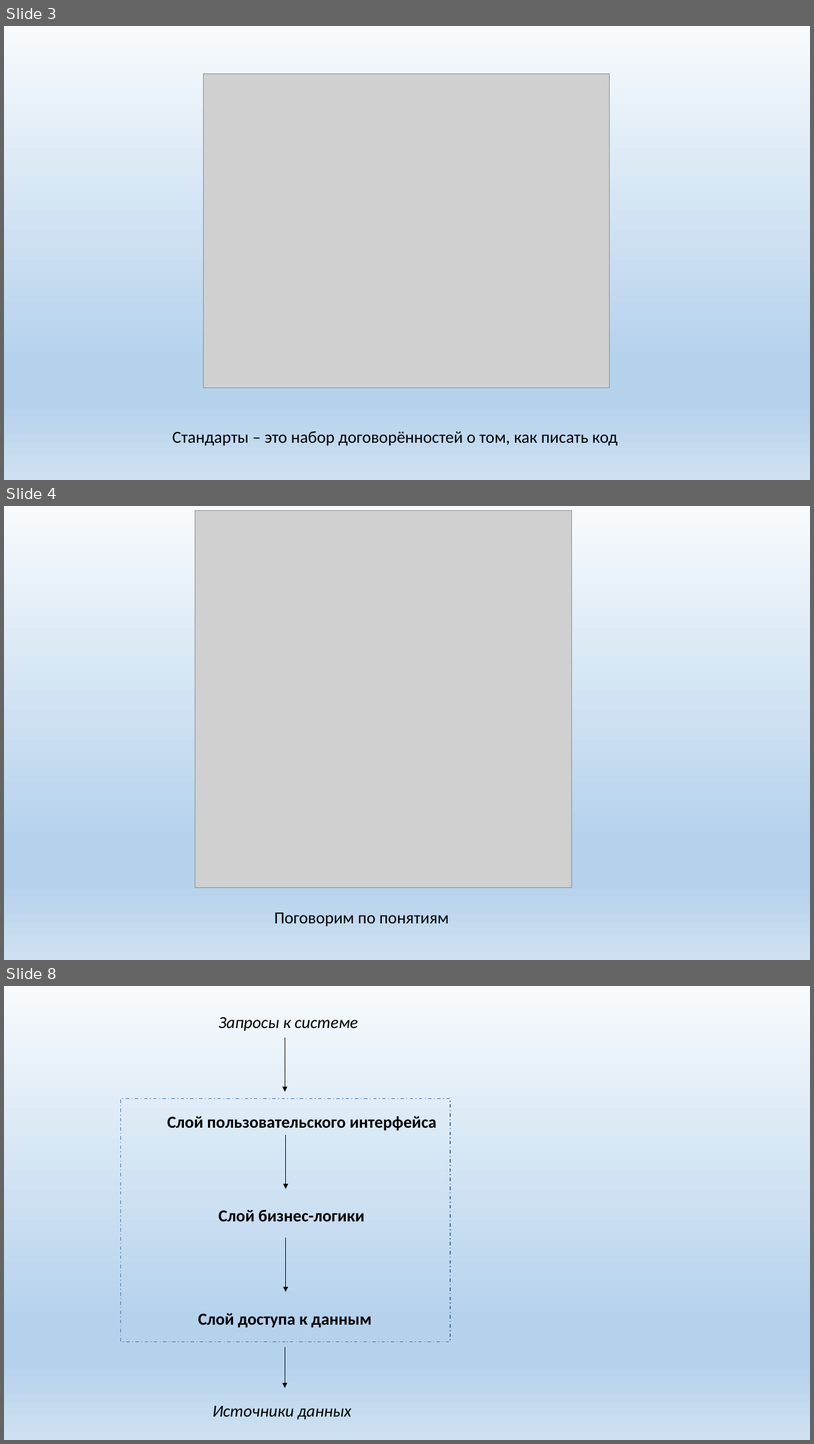
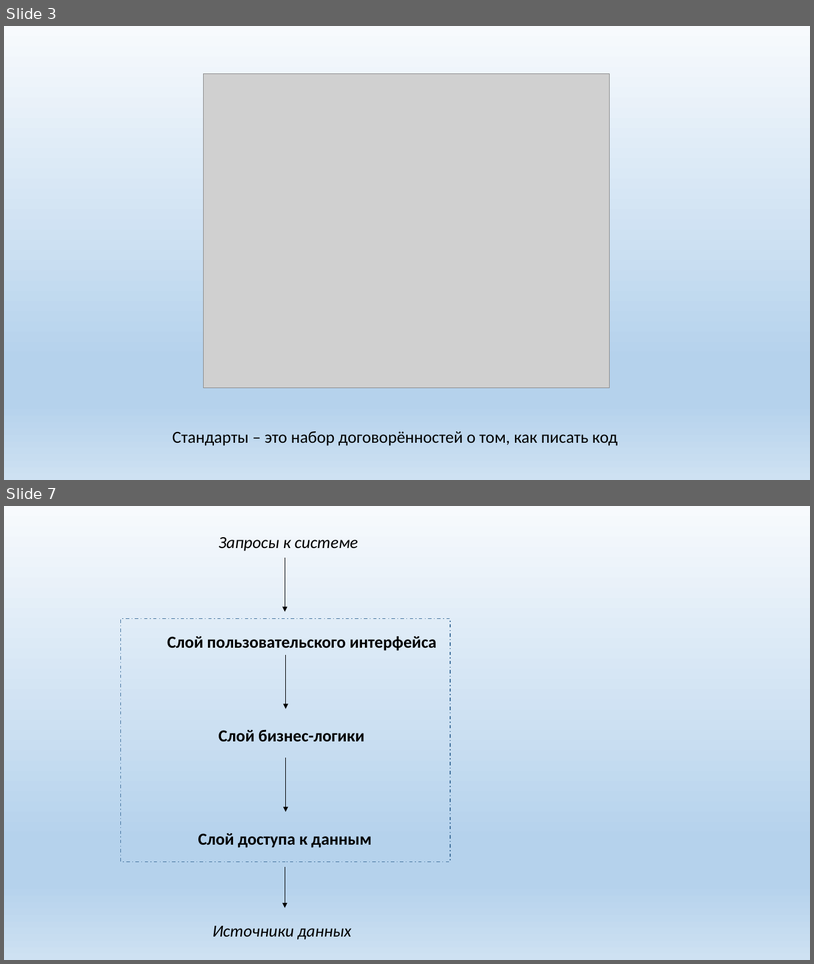
Before and after one commit to sergeyryskulov/Presentations, a slide deck: 10. Стандарты группы DocsVision/Стандарты на архитектуру кода группы DocsVision.pptx. Shown one above the other, each under a label of ours: slides 3, 4 and 8 before the commit, slides 3 and 7 after it; the slides between them are not shown. The pictures are 814x1444 and 814x964 pixels, drawn with LibreOffice and Linux fonts; fonts in the diff are those of the drawing; grey boxes stand for pictures. Boxes give left, top, right and bottom in pixels: in the first picture for what was removed or moved away, otherwise in the second. Text is boxed around its words. In the diff, an @@ line names an element or a change of style, - is before the commit and + after.

```diff
--- a/10. Стандарты группы DocsVision/Стандарты на архитектуру кода группы DocsVision.pptx
+++ b/10. Стандарты группы DocsVision/Стандарты на архитектуру кода группы DocsVision.pptx
@@ slide 4 removed at bbox=[4, 506, 810, 960], background gradient #F7FAFD to #B5D2EC to #CEE1F2 @@
@@ picture removed at bbox=[195, 510, 572, 887] @@
@@ text removed at bbox=[275, 912, 449, 926] @@
-Поговорим по понятиям
@@ what was slide 8 is now slide 7 @@
```
Also in this commit, not shown: 5 slides changed.
